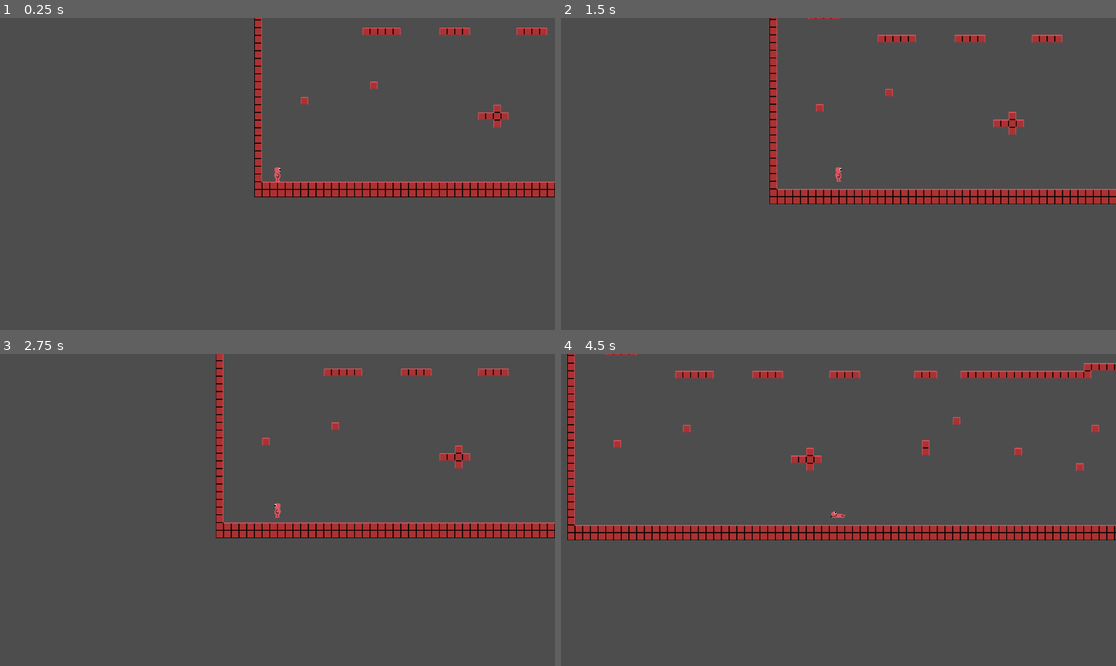
Above: before the commit, frames 1-4 (two rows, left to right).
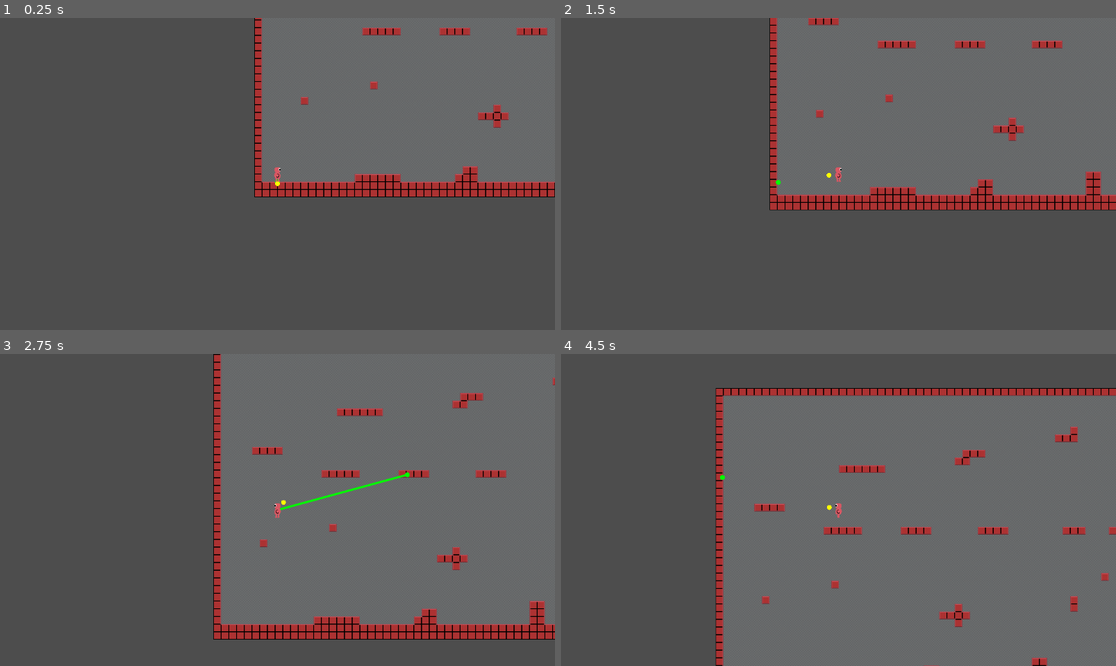
Above: after the commit, the same moments.

Repository: Medmav/CAS-Project
Game: Godot game, scene res://Scenes/TestScene.tscn
Same seed, same stepped clock (60 frames per second), same inputs: the game is played once before the commit and once after it.
Inputs (mouse positions are in pixels of both pictures, inside the frame that each line leads up to):
- Up to frame 1 (0.25 s): no input
- Up to frame 2 (1.5 s): tap Enter at 0.5 s; move the mouse to (960, 158) at 0.52 s; press the mouse at (960, 158) at 0.53 s; hold D (Move Right) from 0.53 s (still down); tap Space (Jump) at 0.77, 0.8, 1.07, 1.35 s; move the mouse to (727, 189) at 1.27 s; release the mouse at (727, 189) at 1.28 s
- Up to frame 3 (2.75 s): tap Space (Jump) at 1.52, 1.82, 2.3 s; click (166, 525) at 1.55 s; move the mouse to (333, 441) at 2.02 s; release D (Move Right) at 2.03 s; press the mouse at (333, 441) at 2.03 s; hold A (Move Left) from 2.03 s (still down)
- Up to frame 4 (4.5 s): move the mouse to (810, 572) at 2.77 s; release A (Move Left) at 2.78 s; release the mouse at (810, 572) at 2.78 s; hold D (Move Right) 2.78-4.28 s; tap Ctrl (Slide) at 2.85 s; tap Space (Jump) at 3.02, 3.32, 3.77, 3.8, 4.07, 4.35 s; click (810, 572) at 3.05 s; move the mouse to (1005, 556) at 3.52 s; press the mouse at (1005, 556) at 3.53 s; move the mouse to (672, 463) at 4.27 s; release the mouse at (672, 463) at 4.28 s; hold A (Move Left) from 4.28 s (still down)

The runs differ from the first frame. In frame 1, 26% of the frame differs, in the area x 47-100%, y 0-54%; in frame 2, 35%; in frame 3, 54%; in frame 4, 65%, in the area x 1-100%, y 0-100%.

Commit message:
Grapple settings finish
He go vroom vroom now but have to fix sliding and jumping to make it more forgiving when the player hits the ground

Diff:
--- a/Scenes/Player.tscn
+++ b/Scenes/Player.tscn
@@ -69,15 +69,23 @@
 &"walk": SubResource("Animation_kyqiw")
 }
 
-[node name="Player" type="CharacterBody2D"]
+[sub_resource type="CircleShape2D" id="CircleShape2D_dewec"]
+radius = 0.01
+
+[node name="Player" type="CharacterBody2D" node_paths=PackedStringArray("grapple", "grapplePin", "anchorCollision")]
 script = ExtResource("1_gntrk")
+grapple = NodePath("GrappleShot")
+grapplePin = NodePath("GrapplePin")
+anchorCollision = NodePath("GrappleAnchor/AnchorCollision")
+fallGravity = 1200
+jumpLimit = -200
+jumpStrength = 3000
 
 [node name="Collision Box" type="CollisionShape2D" parent="."]
-position = Vector2(0, -15)
+position = Vector2(0, 1)
 shape = SubResource("RectangleShape2D_kpjcp")
 
 [node name="Sprite2D" type="Sprite2D" parent="."]
-position = Vector2(0, -16)
 texture = ExtResource("1_xhfnw")
 region_enabled = true
 region_rect = Rect2(0, 0, 32, 32)
@@ -98,3 +106,17 @@
 script = ExtResource("4_dewec")
 sprite = NodePath("../Sprite2D")
 player_controller = NodePath("..")
+
+[node name="GrappleShot" type="RayCast2D" parent="."]
+
+[node name="GrapplePin" type="PinJoint2D" parent="."]
+node_a = NodePath("../GrappleAnchor")
+node_b = NodePath("..")
+
+[node name="GrappleAnchor" type="StaticBody2D" parent="."]
+collision_layer = 2
+collision_mask = 2
+
+[node name="AnchorCollision" type="CollisionShape2D" parent="GrappleAnchor"]
+shape = SubResource("CircleShape2D_dewec")
+disabled = true
--- a/Scenes/TestScene.tscn
+++ b/Scenes/TestScene.tscn
@@ -10,8 +10,7 @@
 
 [node name="Player" parent="." instance=ExtResource("1_cguwc")]
 position = Vector2(48, -32)
-jumpLimit = -250
-jumpStrength = 50
-slideFriction = 300.0
-slideSpeed = 250
-walkFriction = 500.0
+grappleRange = 400
+grappleStrength = 15
+fastfallGravity = 3000
+reticalRange = 20
--- a/Scenes/player_animator.gd
+++ b/Scenes/player_animator.gd
@@ -5,9 +5,9 @@
 @export var sprite : Sprite2D
 
 func _process(delta: float) -> void:
-	if player_controller.direction == 1 && player_controller.velocity.x > 0:
+	if player_controller.direction == 1:
 		sprite.flip_h = false
-	elif player_controller.direction == -1 && player_controller.velocity.x < 0:
+	elif player_controller.direction == -1:
 		sprite.flip_h = true
 
 	if player_controller.velocity.x:
--- a/Scenes/proto_tilemap.tscn
+++ b/Scenes/proto_tilemap.tscn
@@ -6,3 +6,6 @@
 
 [node name="Terrain" parent="." index="0"]
 position = Vector2(0, -640)
+
+[node name="Prototype" parent="." index="1"]
+visible = false
--- a/Scripts/player_controller.gd
+++ b/Scripts/player_controller.gd
@@ -1,11 +1,27 @@
 extends CharacterBody2D
 class_name PlayerController
 
+@export var grapple : RayCast2D
+@export var grapplePin : PinJoint2D # Pin joint in between rope and grappled object/surface
+@export var anchorCollision : CollisionShape2D # Collision Shape of the Static body that anchors the grapple
+var grappledObject
+@export var grappleRange : int
+var grappleRadius : float
+@export var grappleStrength : int
+@export var grappleDirection : Vector2
+@export var grappleGravity : int
+@export var fastfallGravity : int
+var fastfall : bool
+@export var reticalRange : int
 #Change back to constant when find the right value
 @export var jumpGravity := 400
 @export var fallGravity := 900
 @export var walkSpeed := 100 #speed at which the character moves by default when a&d are pressed
 var amountOfJumps := 1
+var mousePosition : Vector2
+var mouseDirection : Vector2
+var collisionPoint : Vector2
+var globalGrapplePoint : Vector2
 @export var jumpLimit := -250
 var jumpCounter := 0
 var sliding := false
@@ -18,11 +34,13 @@
 @export var slideFriction := 300.0
 @export var slideSpeed := 250
 @export var walkFriction := 500.0
+var grappled := false
 
 #Player inputs and controls
 func _physics_process(delta : float) -> void:
 	countJumps()
 	applyFriction(delta)
+	setMouseDirection()
 #region Applying Gravity
 	if not is_on_floor() && velocity.y < terminalVelocity:
 		velocity.y += getGravity() * delta
@@ -45,25 +63,79 @@
 #endregion
 #region Jump Control
 	if Input.is_action_pressed("Jump"):
-		if jumpCounter < amountOfJumps && velocity.y > jumpLimit:
-			velocity.y -= jumpStrength
+		if jumpCounter < amountOfJumps && velocity.y > jumpLimit && velocity.y <= 0:
+			velocity.y -= jumpStrength * delta
 		if velocity.y <= jumpLimit:
 			jumpCounter += 1
-
 			print("jumping")
 	if Input.is_action_just_released("Jump"):
-		jumpCounter += 1
+		if jumpCounter < amountOfJumps:
+			jumpCounter += 1
+#endregion
+#region Move Down Control
+	if Input.is_action_pressed("Move Down"):
+		fastfall = true
+	if Input.is_action_just_released("Move Down"):
+		fastfall = false
+#endregion
+#region Grapple Logic
+	if grapple != null:
+		if not grappled:
+			grapple.target_position = grappleRange * mouseDirection
+			collisionPoint = to_local(grapple.get_collision_point())
+		# Input for grappling
+		if Input.is_action_just_pressed("Grapple"):
+			if grapple.is_colliding():
+				globalGrapplePoint = to_global(collisionPoint)
+				grappledObject = grapple.get_collider()
+				if velocity.y > 0:
+					velocity.y /= 2
+		if Input.is_action_pressed("Grapple"):
+			if grapple.is_colliding() && grapplePin != null:
+				grapplePull()
+				#grapplePin.position = collisionPoint
+				#anchorCollision.position = collisionPoint
+				#anchorCollision.set_deferred("disabled", false)
+				grappled = true
+		if Input.is_action_just_released("Grapple"):
+			anchorCollision.disabled = true
+			grappled = false
+	if grappled:
+		pass
 #endregion
 #endregion
+	queue_redraw()
 	move_and_slide()
 	# End of Physics Process Loop
 
+func _input(event):
+	# If the mouse goes off the screen it reports the last position
+	if event is InputEventMouseMotion:
+		mousePosition = event.position
+
+#drawing the grapple
+func _draw():
+	if grapple.is_colliding():
+		draw_circle(collisionPoint, 5.0, Color.GREEN, true)
+		if grapplePin != null && grappled:
+			draw_circle(grapplePin.position, 5.0, Color.RED, true)
+
+		if grappled:
+			draw_line(Vector2(0,0), collisionPoint, Color.GREEN, 3.0, true)
+
+	draw_circle(reticalRange * mouseDirection, 5.0, Color.YELLOW, true)
+#end of func _draw()
 #region getGravity() -> int
 func getGravity() -> int:
-	if velocity.y >= 0:
+	if grappled:
+		return grappleGravity
+	elif fastfall:
+		print("falling fast")
+		return fastfallGravity
+	elif velocity.y <= 0:
 		jumping = true
 		return jumpGravity
-	elif velocity.y < 0:
+	elif velocity.y > 0:
 		jumping = false
 		falling = true
 		return fallGravity
@@ -92,7 +164,16 @@
 #endregion
 #region applyFriction()
 func applyFriction(delta):
-	if is_on_floor() && velocity.x:
+	if is_on_floor() || abs(velocity.x) <= walkSpeed && velocity.x:
 		velocity.x = move_toward(velocity.x, 0.0, getFriction() * delta)
 		#print("applying friction")
 #endregion
+#region setMouseDirection()
+func setMouseDirection():
+	mousePosition = get_local_mouse_position()
+	mouseDirection = mousePosition.normalized()
+#endregion
+func grapplePull():
+	collisionPoint = to_local(globalGrapplePoint)
+	grappleDirection = collisionPoint.normalized()
+	velocity += grappleStrength * grappleDirection
--- a/project.godot
+++ b/project.godot
@@ -64,6 +64,11 @@
 , Object(InputEventKey,"resource_local_to_scene":false,"resource_name":"","device":-1,"window_id":0,"alt_pressed":false …(186 unchanged characters)…
 ]
 }
+"Move Down"={
+"deadzone": 0.2,
+"events": [Object(InputEventKey,"resource_local_to_scene":false,"resource_name":"","device":-1,"window_id":0,"alt_pressed":false,"shift_pressed":false,"ctrl_pressed":false,"meta_pressed":false,"pressed":false,"keycode":0,"physical_keycode":83,"key_label":0,"unicode":115,"location":0,"echo":false,"script":null)
+]
+}
 
 [layer_names]
 
Not shown, changed: Assets/Art/Tiled Files/ProtoTilemap.tmx
Not shown: 1 places in Scenes/Player.tscn that only renumber resources
Not shown, changed: Assets/Art/Tiled Files/Prototype Tileset.tiled-session
